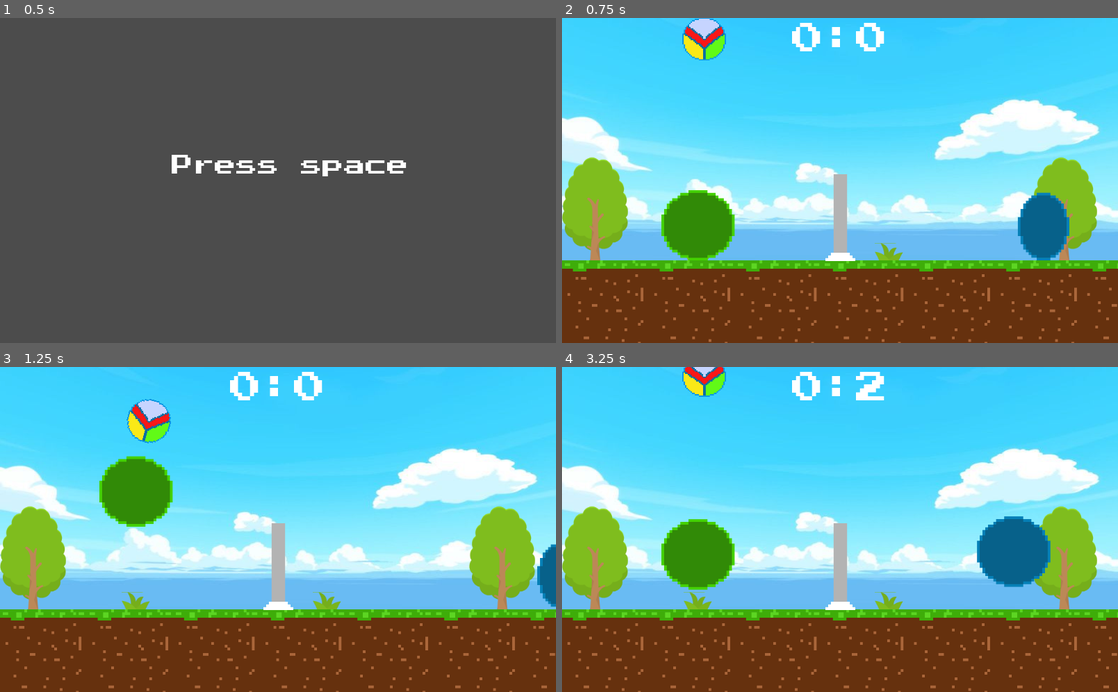
Above: before the commit, frames 1-4 (two rows, left to right).
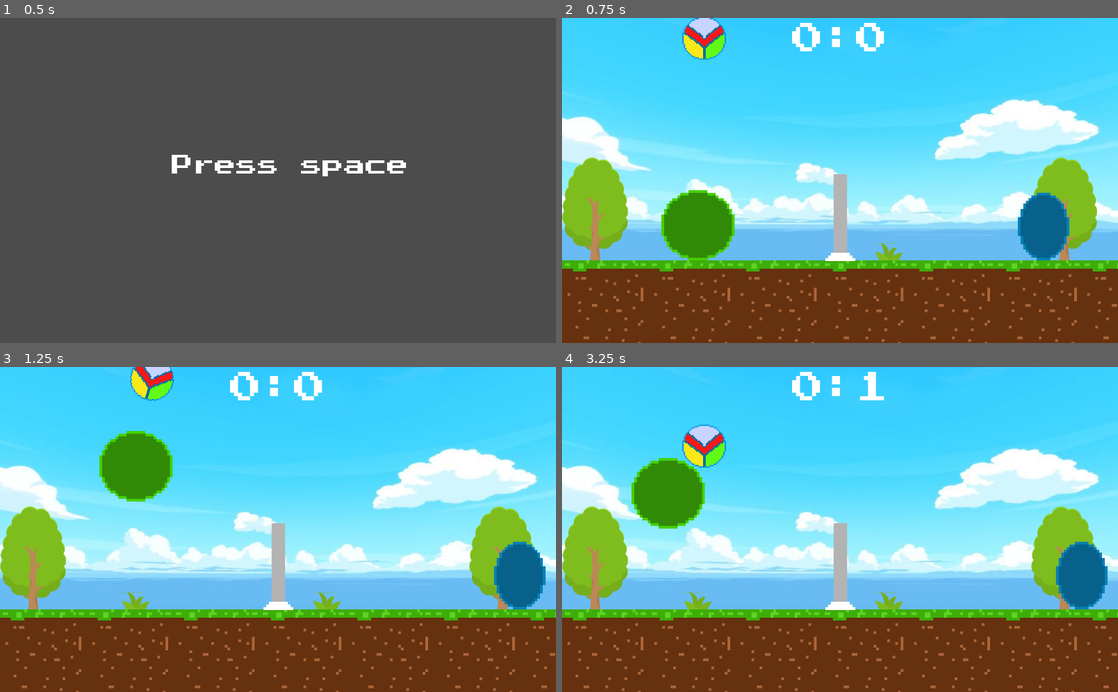
Above: after the commit, the same moments.

Repository: DJWOMS/volleyball-game-godot
Game: Godot game, scene res://Start.tscn
Same seed, same stepped clock (60 frames per second), same inputs: the game is played once before the commit and once after it.
Inputs:
- Up to frame 1 (0.5 s): no input
- Up to frame 2 (0.75 s): tap Space (start) at 0.5 s; hold Right (ui_right) from 0.53 s (still down); hold Space (start) from 0.53 s (still down)
- Up to frame 3 (1.25 s): keep holding Right (ui_right); keep holding Space (start); tap W (pl_2_up) at 0.77 s
- Up to frame 4 (3.25 s): release Space (start) at 1.28 s; tap Space (start) at 1.35, 2.85 s; tap W (pl_2_up) at 1.52, 3.02 s; release Right (ui_right) at 2.03 s; hold A (pl_2_left) 2.03-2.78 s; hold Space (start) 2.03-2.78 s; hold Right (ui_right) from 2.78 s (still down)

Frame 1 is identical in both runs. In frame 2, 0.2% of the frame differs, in the area x 21-30%, y 0-14%; in frame 3, 5.5%; in frame 4, 10%, in the area x 12-99%, y 0-75%.

Commit message:
add sound

Diff:
--- a/Ball.gd
+++ b/Ball.gd
@@ -5,15 +5,17 @@
 
 func _ready():
 	if GlobalScore.player_turn == 2:
-		position.x = 262
+		 position.x = 262
 	elif GlobalScore.player_turn == 1:
 		position.x = 783
+
 
 
 func _on_fallzone_pl1_body_entered(body):
 	if body is RigidBody2D:
 		emit_signal("fall_pl_1")
 		GlobalScore.player_turn = 2
+		$Goal.play()
 		get_tree().change_scene("res://main.tscn")
 
 
@@ -21,4 +23,5 @@
 	if body is RigidBody2D:
 		emit_signal("fall_pl_2")
 		GlobalScore.player_turn = 1
+		$Goal.play()
 		get_tree().change_scene("res://main.tscn")
--- a/Ball.tscn
+++ b/Ball.tscn
@@ -1,8 +1,13 @@
-[gd_scene load_steps=6 format=2]
+[gd_scene load_steps=8 format=2]
 
 [ext_resource path="res://sprites/ball-sprite.png" type="Texture" id=1]
 [ext_resource path="res://sprites/volleyball.png" type="Texture" id=2]
 [ext_resource path="res://Ball.gd" type="Script" id=3]
+[ext_resource path="res://audio/goal.wav" type="AudioStream" id=4]
+
+[sub_resource type="PhysicsMaterial" id=3]
+friction = 0.05
+bounce = 0.3
 
 [sub_resource type="SpriteFrames" id=1]
 animations = [ {
@@ -22,9 +27,15 @@
 
 [node name="Ball" type="RigidBody2D"]
 position = Vector2( 0.210224, 0.210224 )
-mass = 0.85
+mass = 50.0
+physics_material_override = SubResource( 3 )
 gravity_scale = 10.0
+linear_velocity = Vector2( 0, -1 )
+linear_damp = 1.0
 script = ExtResource( 3 )
+__meta__ = {
+"_edit_group_": true
+}
 
 [node name="AnimatedSprite" type="AnimatedSprite" parent="."]
 scale = Vector2( 0.5, 0.5 )
@@ -37,3 +48,7 @@
 __meta__ = {
 "_edit_group_": true
 }
+
+[node name="Goal" type="AudioStreamPlayer" parent="."]
+stream = ExtResource( 4 )
+volume_db = 8.412
--- a/Player2.gd
+++ b/Player2.gd
@@ -4,15 +4,14 @@
 
 var velocity = Vector2(0, 0)
 export var SPEED = 200
+export var JUMPFORCE = -800
 const GRAVITY = 35
-const JUMPFORCE = -800
 var screen_size
 
 
 
 func _ready():
 	screen_size = get_viewport_rect().size
-	#hide()
 
 
 func _process(_delta):
@@ -32,3 +31,4 @@
 
 	velocity = move_and_slide(velocity, Vector2.UP)
 	velocity.x = lerp(velocity.x ,0, 0.2)
+	position.x = clamp(position.x, 0, 440)
--- a/Spatial.gd
+++ b/Spatial.gd
@@ -3,21 +3,21 @@
 
 var velocity = Vector2(0, 0)
 export var SPEED = 200
+export var JUMPFORCE = -800
 const GRAVITY = 35
-const JUMPFORCE = -800
 var screen_size
 
 
 
 func _ready():
 	screen_size = get_viewport_rect().size
-	#hide()
 
 
 func _process(_delta):
 	if Input.is_action_pressed("ui_right"):
 		velocity.x = SPEED
 		$PlayerSprite.play("walk")
+		#$AudioStreamPlayer.play()
 	elif Input.is_action_pressed("ui_left"):
 		velocity.x = -SPEED
 		$PlayerSprite.play("walk")
@@ -31,3 +31,10 @@
 
 	velocity = move_and_slide(velocity, Vector2.UP)
 	velocity.x = lerp(velocity.x ,0, 0.2)
+	position.x = clamp(position.x, 590, screen_size.x)
+
+
+
+func _on_Ball_body_entered(body):
+	$HitBall.play()
+	print("sdd")
--- a/Spatial.tscn
+++ b/Spatial.tscn
@@ -1,7 +1,8 @@
-[gd_scene load_steps=12 format=2]
+[gd_scene load_steps=13 format=2]
 
 [ext_resource path="res://sprites/ball.png" type="Texture" id=1]
 [ext_resource path="res://Spatial.gd" type="Script" id=2]
+[ext_resource path="res://audio/ball.wav" type="AudioStream" id=3]
 
 [sub_resource type="AtlasTexture" id=1]
 flags = 4
@@ -74,3 +75,7 @@
 [node name="CollisionShape2D" type="CollisionShape2D" parent="."]
 position = Vector2( 3.30354, -0.33371 )
 shape = SubResource( 9 )
+
+[node name="HitBall" type="AudioStreamPlayer" parent="."]
+stream = ExtResource( 3 )
+volume_db = 14.059
--- /dev/null
+++ b/main.gd
@@ -0,0 +1,10 @@
+extends Node2D
+
+
+func _ready():
+	$AudioStreamPlayer.play()
+
+
+func _process(delta):
+	if Input.is_action_just_pressed("ui_cancel"):
+		get_tree().quit()
--- a/main.tscn
+++ b/main.tscn
@@ -8,6 +8,8 @@
 [ext_resource path="res://Ball.tscn" type="PackedScene" id=6]
 [ext_resource path="res://sprites/sky.jpg" type="Texture" id=7]
 [ext_resource path="res://Score.tscn" type="PackedScene" id=8]
+[ext_resource path="res://main.gd" type="Script" id=9]
+[ext_resource path="res://audio/glade-wind-birds-trees.wav" type="AudioStream" id=10]
 
 [sub_resource type="RectangleShape2D" id=1]
 extents = Vector2( 736.9, 62.9 )
@@ -19,9 +21,13 @@
 extents = Vector2( 12.7138, 82.9218 )
 
 [sub_resource type="RectangleShape2D" id=4]
-extents = Vector2( 27.8165, 7.75339 )
+extents = Vector2( 10, 1057.73 )
+
+[sub_resource type="RectangleShape2D" id=5]
+extents = Vector2( 10, 898.401 )
 
 [node name="Node2D" type="Node2D"]
+script = ExtResource( 9 )
 
 [node name="Sprite8" type="Sprite" parent="."]
 position = Vector2( 512.25, 226.195 )
@@ -60,10 +66,12 @@
 [node name="Player" parent="." instance=ExtResource( 2 )]
 position = Vector2( 824.449, 340.28 )
 SPEED = 300
+JUMPFORCE = -900
 
 [node name="Player2" parent="." instance=ExtResource( 4 )]
 position = Vector2( 248.449, 344.999 )
 SPEED = 300
+JUMPFORCE = -900
 
 [node name="Score" parent="." instance=ExtResource( 8 )]
 
@@ -114,11 +122,29 @@
 position = Vector2( -2.44088, 2.62704 )
 shape = SubResource( 3 )
 
-[node name="CollisionShape2D2" type="CollisionShape2D" parent="StaticBody2D2"]
-visible = false
-position = Vector2( -2.37841, 72.3408 )
+[node name="StaticBody2D3" type="StaticBody2D" parent="."]
+__meta__ = {
+"_edit_group_": true
+}
+
+[node name="wall_left" type="CollisionShape2D" parent="StaticBody2D3"]
+position = Vector2( -9.78385, 274.565 )
 shape = SubResource( 4 )
+
+[node name="StaticBody2D4" type="StaticBody2D" parent="."]
+position = Vector2( 1033.82, 219.461 )
+__meta__ = {
+"_edit_group_": true
+}
+
+[node name="wall_right" type="CollisionShape2D" parent="StaticBody2D4"]
+shape = SubResource( 5 )
+
+[node name="AudioStreamPlayer" type="AudioStreamPlayer" parent="."]
+stream = ExtResource( 10 )
+volume_db = -9.941
 [connection signal="body_entered" from="fallzone_pl1" to="Ball" method="_on_fallzone_pl1_body_entered"]
 [connection signal="body_entered" from="fallzone_pl2" to="Ball" method="_on_fallzone_pl2_body_entered"]
+[connection signal="body_entered" from="Ball" to="Player" method="_on_Ball_body_entered"]
 [connection signal="fall_pl_1" from="Ball" to="Score" method="_on_Ball_fall_pl_1"]
 [connection signal="fall_pl_2" from="Ball" to="Score" method="_on_Ball_fall_pl_2"]
Not shown: 3 places in Player2.tscn that only renumber resources
Not shown, added: audio/ball.wav.import
Not shown, added: audio/glade-wind-birds-trees.wav.import
Not shown, added: audio/goal.wav.import
Not shown, added: audio/pl_beta.wav.import
Not shown: 1 places in main.tscn that only renumber resources
Not shown, added: audio/ball.wav
Not shown, added: audio/glade-wind-birds-trees.wav
Not shown, added: audio/goal.wav
Not shown, added: audio/pl_beta.wav
